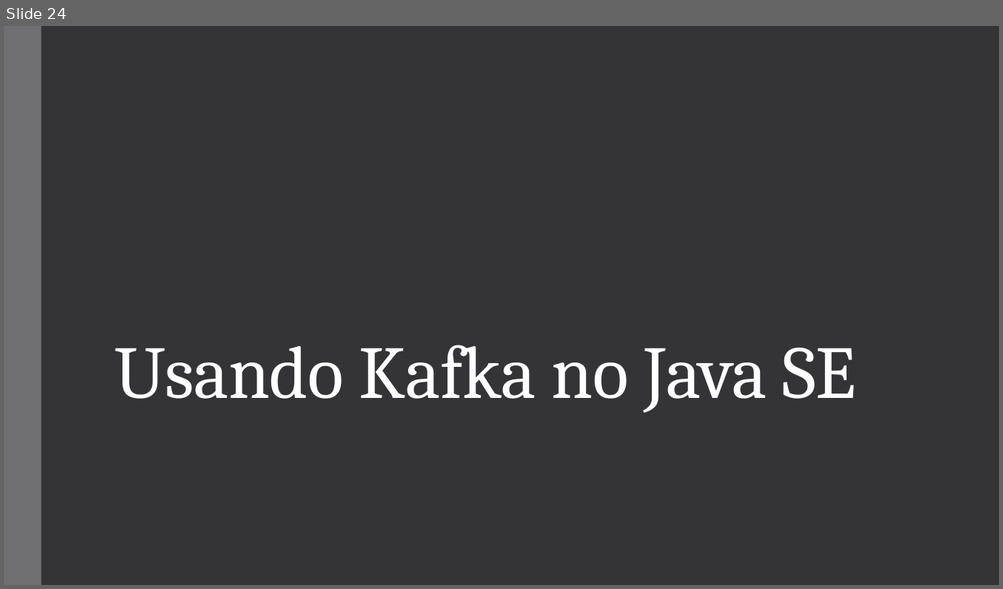
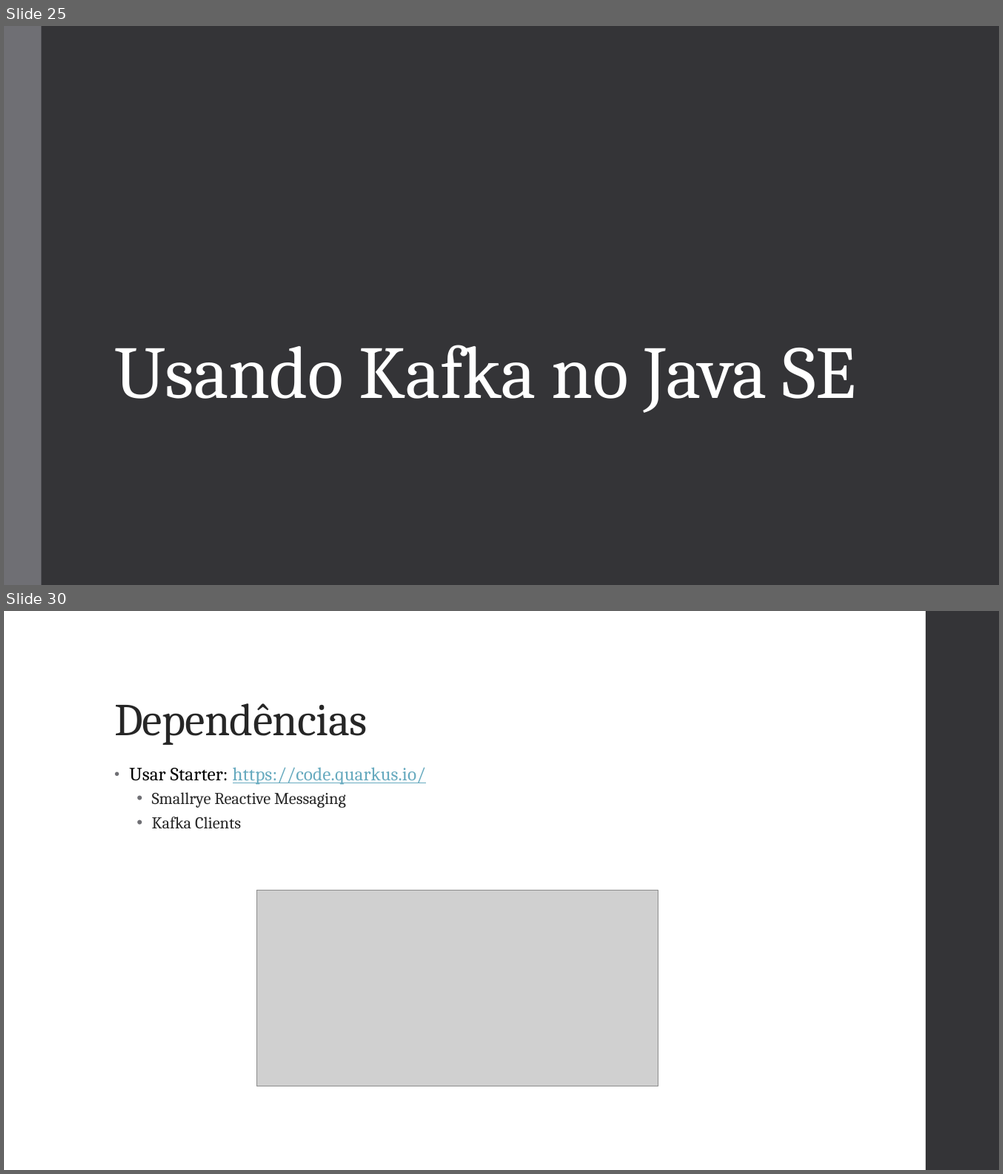
Before and after one commit to vepo/kafka-intro, a slide deck: Kafka.pptx. Shown one above the other, each under a label of ours: slide 24 before the commit, slides 25 and 30 after it; the slides between them are not shown. The pictures are 1003x589 and 1003x1174 pixels, drawn with LibreOffice and Linux fonts; fonts in the diff are those of the drawing; grey boxes stand for pictures. Boxes give left, top, right and bottom in pixels: in the first picture for what was removed or moved away, otherwise in the second. Text is boxed around its words. In the diff, an @@ line names an element or a change of style, - is before the commit and + after.

```diff
--- a/Kafka.pptx
+++ b/Kafka.pptx
@@ slide 30 added at <box>4,611,999,1170</box>, background #FFFFFF @@
@@ rectangle added at <box>925,611,999,1170</box>, fill #353537 @@
@@ title added at <box>114,703,367,745</box>, 44 pt, text #262626 @@
+Dependências
@@ text added at <box>129,767,426,829</box>, 16 pt, text #262626 @@
+• Usar Starter: https://code.quarkus.io/
+  • Smallrye Reactive Messaging
+  • Kafka Clients
@@ picture added at <box>257,891,658,1086</box> @@
@@ what was slide 24 is now slide 25 @@
```
Also in this commit, not shown: 3 slides changed, 9 other slides added, 1 slide removed, 5 other files.
